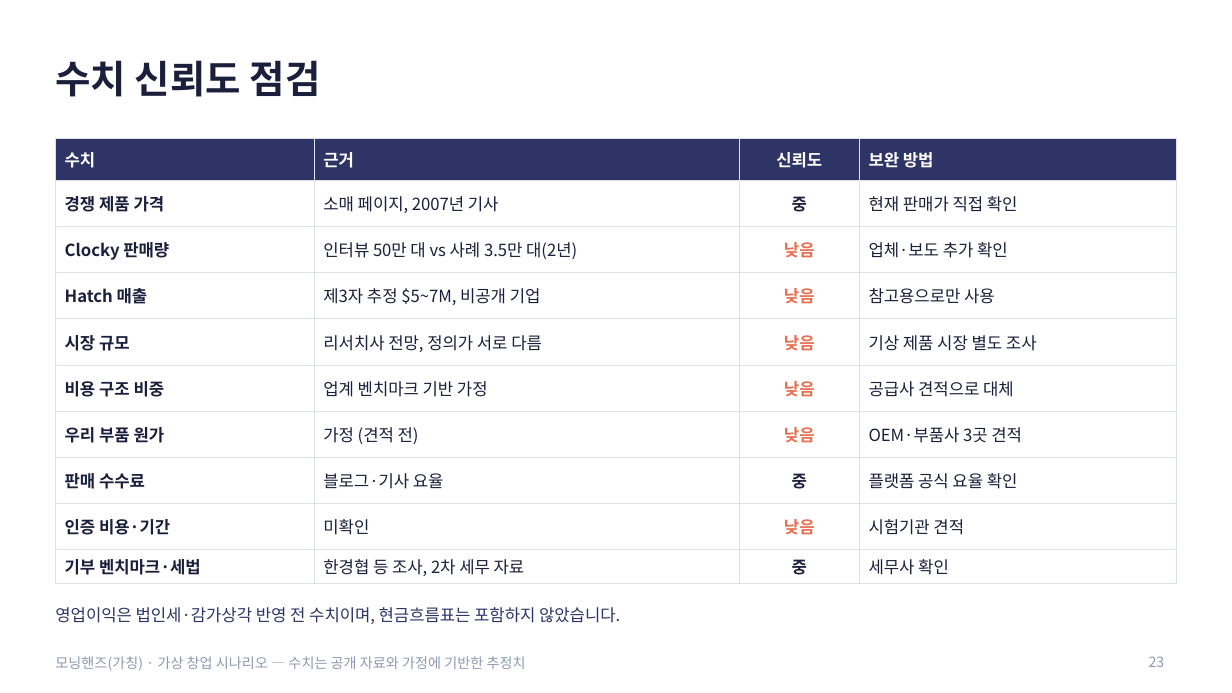
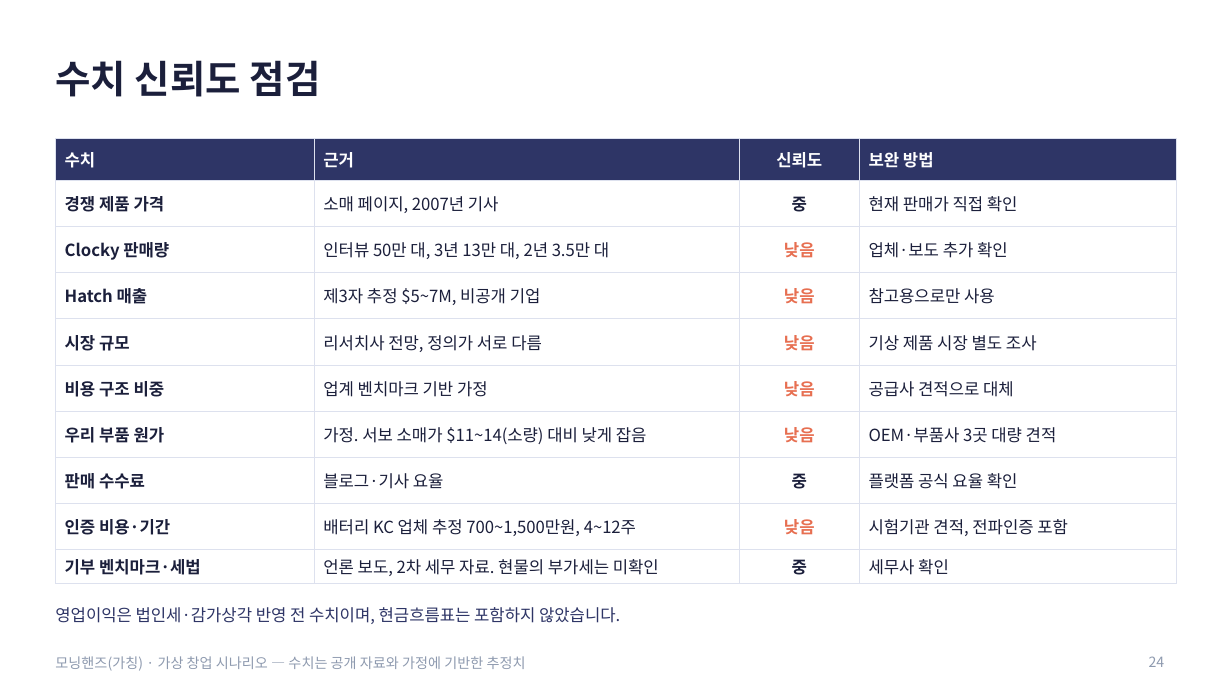
Before and after one commit to g975682-source/-, a slide deck: slide 24 of MorningHands_Business_Analysis.pptx (slide 23 before the commit). Drawn at 1232x693 pixels with LibreOffice and Linux fonts; fonts in the diff are those of the drawing. Boxes give left, top, right and bottom in pixels: in the first picture for what was removed or moved away, otherwise in the second. Text is boxed around its words. In the diff, an @@ line names an element or a change of style, - is before the commit and + after.

```diff
--- a/MorningHands_Business_Analysis.pptx
+++ b/MorningHands_Business_Analysis.pptx
@@ table at bbox=[55, 139, 1177, 580] @@
-row 3, column 2: 인터뷰 50만 대 vs 사례 3.5만 대(2년)
+row 3, column 2: 인터뷰 50만 대, 3년 13만 대, 2년 3.5만 대
-row 7, column 2: 가정 (견적 전)
+row 7, column 2: 가정. 서보 소매가 $11~14(소량) 대비 낮게 잡음
-row 7, column 4: OEM·부품사 3곳 견적
+row 7, column 4: OEM·부품사 3곳 대량 견적
-row 9, column 2: 미확인
+row 9, column 2: 배터리 KC 업체 추정 700~1,500만원, 4~12주
-row 9, column 4: 시험기관 견적
+row 9, column 4: 시험기관 견적, 전파인증 포함
-row 10, column 2: 한경협 등 조사, 2차 세무 자료
+row 10, column 2: 언론 보도, 2차 세무 자료. 현물의 부가세는 미확인
@@ page number at bbox=[1149, 656, 1165, 667]: text changed @@
-23
+24
```
Also in this commit, not shown: 7 other slides changed, 1 slide added.
